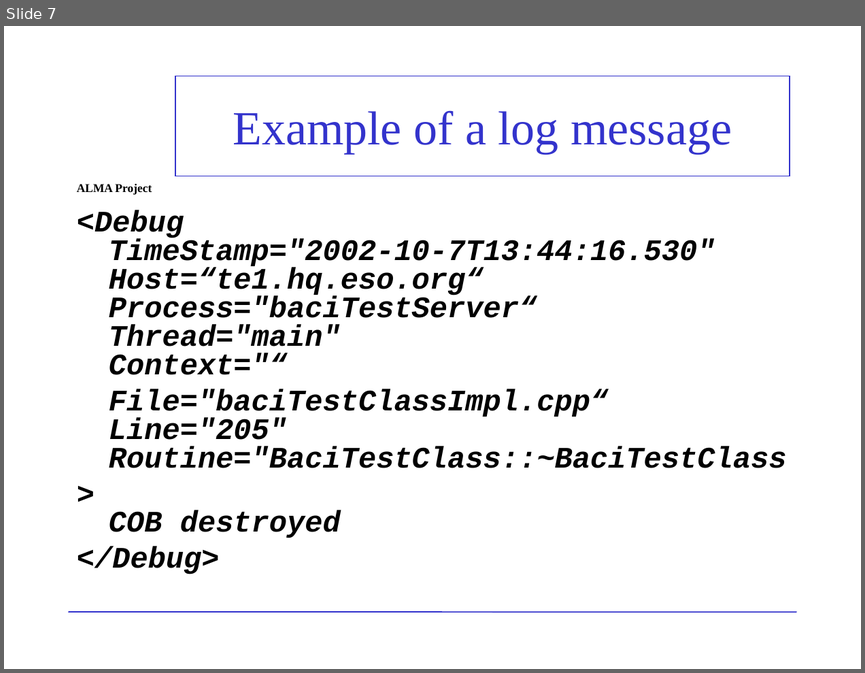
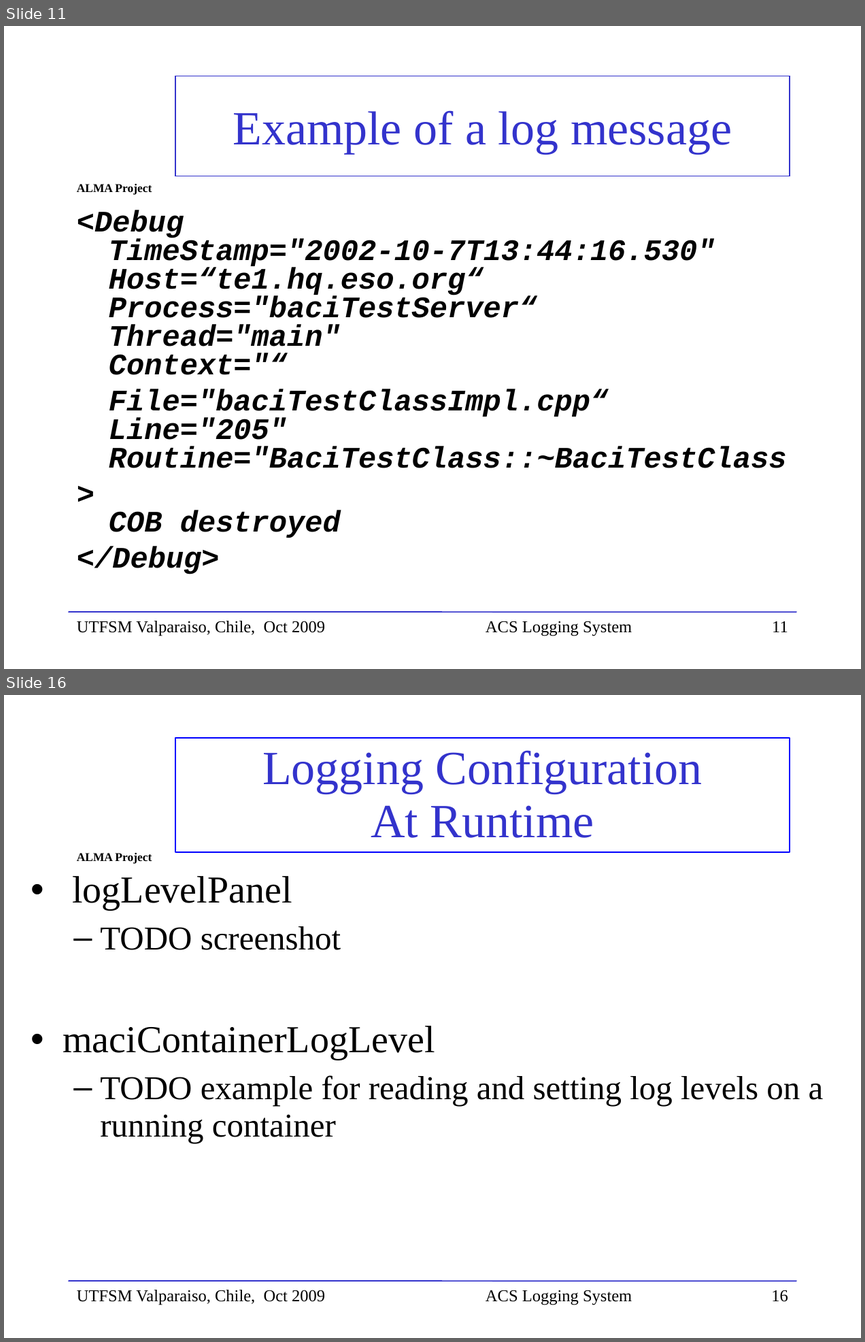
Before and after one commit to ACS-Community/ACS, a slide deck: Documents/ACS-Course/ACSCourse-ACSLoggingSystem.ppt. Shown one above the other, each under a label of ours: slide 7 before the commit, slides 11 and 16 after it; the slides between them are not shown. The pictures are 865x673 and 865x1342 pixels, drawn with LibreOffice and Linux fonts; fonts in the diff are those of the drawing; background and template pictures are left out. Boxes give left, top, right and bottom in pixels: in the first picture for what was removed or moved away, otherwise in the second. Text is boxed around its words. In the diff, an @@ line names an element or a change of style, - is before the commit and + after.

```diff
--- a/Documents/ACS-Course/ACSCourse-ACSLoggingSystem.ppt
+++ b/Documents/ACS-Course/ACSCourse-ACSLoggingSystem.ppt
@@ slide 16 added at (4,695,861,1338), background picture (left out); not listed: 2 template elements that a slide beside it also shows @@
@@ title added at (175,738,789,853), outline #0000FF 0.99 pt, 40 pt, text #3333CC @@
+Logging Configuration
+At Runtime
@@ text added at (62,876,823,1142), 28 pt, text #000000 @@
+• logLevelPanel
+  – TODO screenshot
+• maciContainerLogLevel
+  – TODO example for reading and setting log levels on a running container
@@ text added at (77,1289,325,1305), 14 pt, text #000000 @@
+UTFSM Valparaiso, Chile, Oct 2009
@@ text added at (485,1289,632,1305), 14 pt, text #000000 @@
+ACS Logging System
@@ page number added at (771,1289,788,1302), 14 pt, text #000000 @@
+16
@@ what was slide 7 is now slide 11 @@
@@ slide 11 changed as well @@
@@ text added at (77,620,325,636), 14 pt, text #000000 @@
+UTFSM Valparaiso, Chile, Oct 2009
@@ text added at (485,620,632,636), 14 pt, text #000000 @@
+ACS Logging System
@@ page number at (772,621,788,632): text changed; text colour #FFFFFF to #000000 @@
-7
+11
```
Also in this commit, not shown: 6 other slides changed, 10 other slides added, 6 slides removed.
